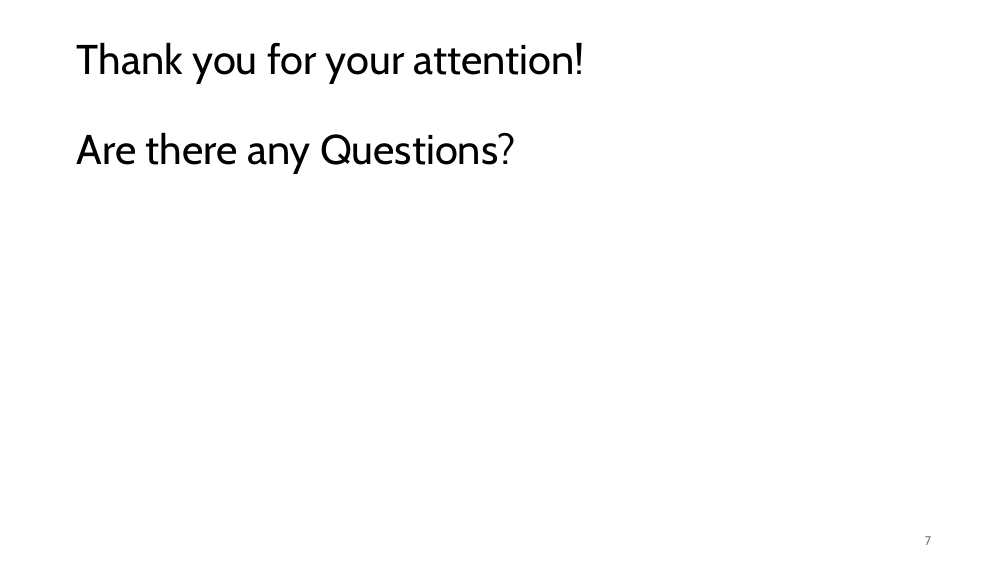
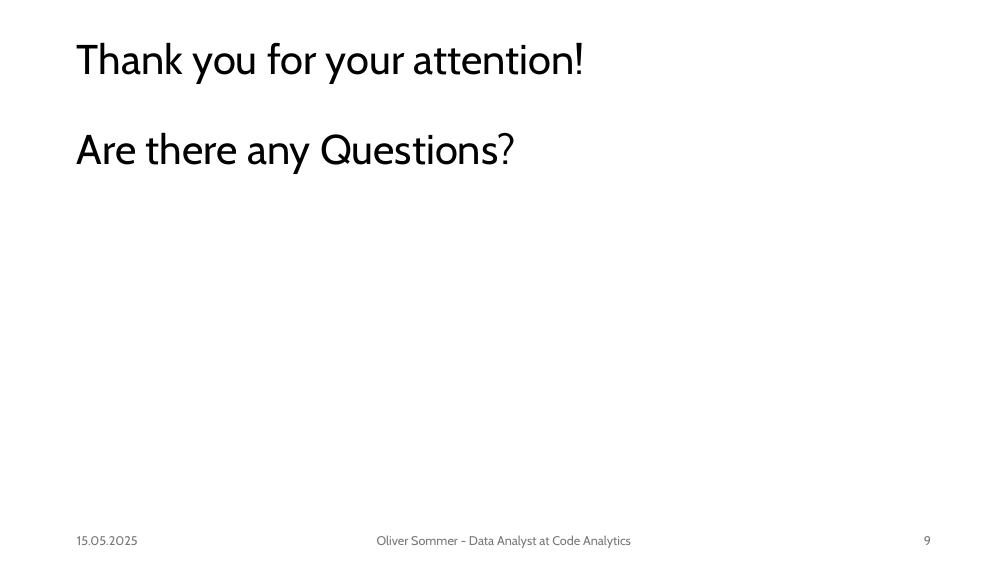
Before and after one commit to olemir/data-analysis-on-wine, a slide deck: slide 9 of reports/Wine Quality Analytics System.pptx (slide 7 before the commit). Drawn at 1008x567 pixels with LibreOffice and Linux fonts; fonts in the diff are those of the drawing. Boxes give left, top, right and bottom in pixels: in the first picture for what was removed or moved away, otherwise in the second. Text is boxed around its words. In the diff, an @@ line names an element or a change of style, - is before the commit and + after.

```diff
--- a/reports/Wine Quality Analytics System.pptx
+++ b/reports/Wine Quality Analytics System.pptx
@@ text added at <box>77,536,138,545</box>, 12 pt, text #797979 @@
+15.05.2025
@@ text added at <box>377,535,631,548</box>, 12 pt, text #797979 @@
+Oliver Sommer - Data Analyst at Code Analytics
@@ page number at <box>924,536,931,545</box>: text changed @@
-7
+9
```
Also in this commit, not shown: 3 other slides changed, 5 slides added, 3 slides removed, 7 other files.
